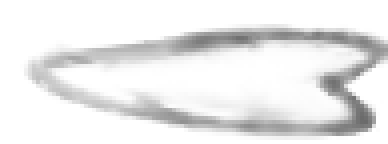
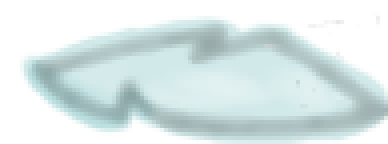
Comparing the layer stacks of the two w=388, h=144 images. Changes:
added layer "Layer" (82%) above "Layer #1" over [28, 16, 388, 144]
added layer "Layer #1" (80%) above "Wing" over [20, 16, 388, 144]
hid "Wing" over [20, 20, 388, 140]
